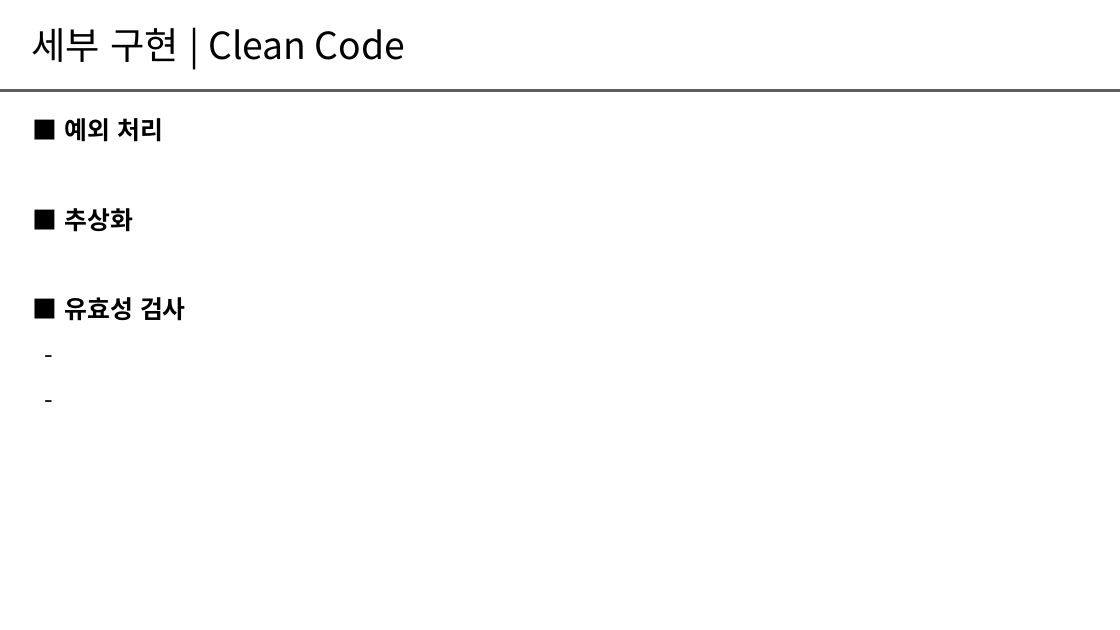
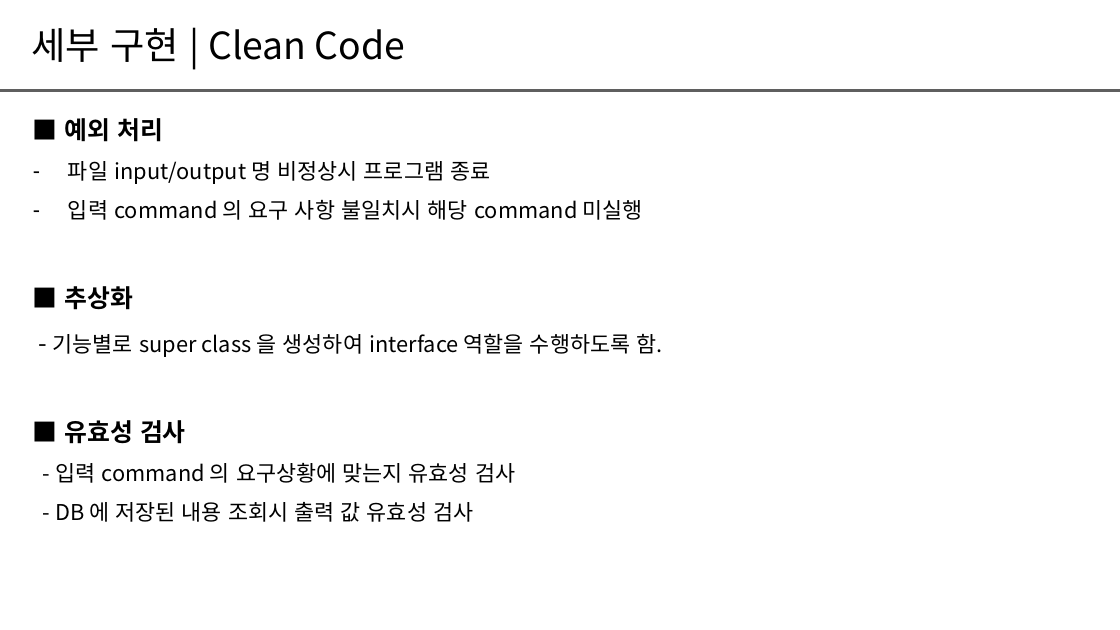
Before and after one commit to dongyub1015/Hit, a slide deck: slide 10 of Doc/CRA팀프로젝트_22년_9차_H팀_Hit.pptx. Drawn at 1120x630 pixels with LibreOffice and Linux fonts; fonts in the diff are those of the drawing. Boxes give left, top, right and bottom in pixels: in the first picture for what was removed or moved away, otherwise in the second. Text is boxed around its words. In the diff, an @@ line names an element or a change of style, - is before the commit and + after.

```diff
--- a/Doc/CRA팀프로젝트_22년_9차_H팀_Hit.pptx
+++ b/Doc/CRA팀프로젝트_22년_9차_H팀_Hit.pptx
@@ text at (68,161,643,220): paragraphs added @@
+– 파일 input/output 명 비정상시 프로그램 종료
+– 입력 command 의 요구 사항 불일치시 해당 command 미실행
@@ text at (53,333,662,357): paragraph added @@
+- 기능별로 super class 을 생성하여 interface 역할을 수행하도록 함.
@@ text at (55,463,515,522): text changed; size 16 to 14 pt @@
--
--
+- 입력 command 의 요구상황에 맞는지 유효성 검사
+- DB 에 저장된 내용 조회시 출력 값 유효성 검사
```
Also in this commit, not shown: 5 other slides changed, 2 slides added, 1 slide removed.
